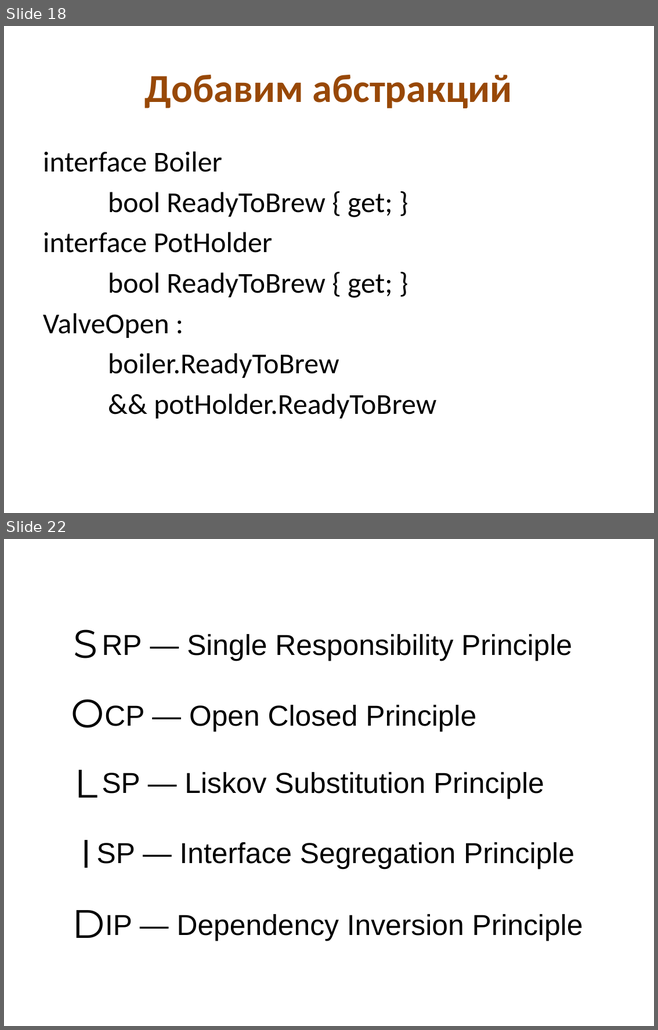
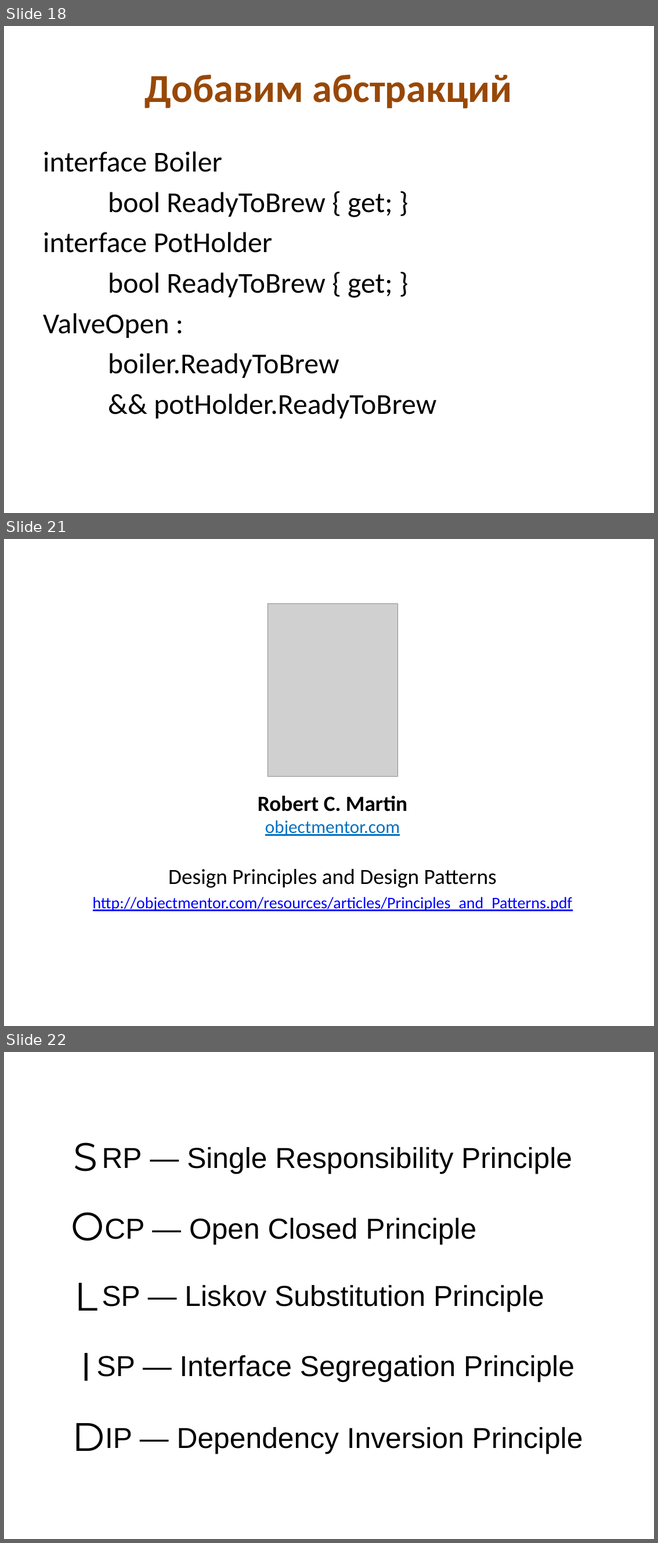
Before and after one commit to kontur-edu/2013, a slide deck: CodeDesign/Проектирование @ КрешКурс2013.pptx. Shown one above the other, each under a label of ours: slides 18 and 22 before the commit, slides 18, 21 and 22 after it; the slides between them are not shown. The pictures are 658x1030 and 658x1543 pixels, drawn with LibreOffice and Linux fonts; fonts in the diff are those of the drawing; grey boxes stand for pictures. Boxes give left, top, right and bottom in pixels: in the first picture for what was removed or moved away, otherwise in the second. Text is boxed around its words. In the diff, an @@ line names an element or a change of style, - is before the commit and + after.

Commit message:
CodeDesign

```diff
--- a/CodeDesign/Проектирование @ КрешКурс2013.pptx
+++ b/CodeDesign/Проектирование @ КрешКурс2013.pptx
@@ slide 21 added at box(4, 539, 654, 1026), background #FFFFFF @@
@@ picture added at box(268, 603, 398, 777) @@
@@ text added at box(257, 795, 407, 837), 20 pt, text #0070C0, underline @@
+Robert C. Martin
+objectmentor.com
@@ text added at box(168, 869, 496, 888), 24 pt, text #000000 @@
+Design Principles and Design Patterns
@@ text added at box(93, 897, 572, 911), 18 pt, text #0000FF, underline @@
+http://objectmentor.com/resources/articles/Principles_and_Patterns.pdf
```
Also in this commit, not shown: 12 slides changed, 5 other slides added, 45 slides removed.
